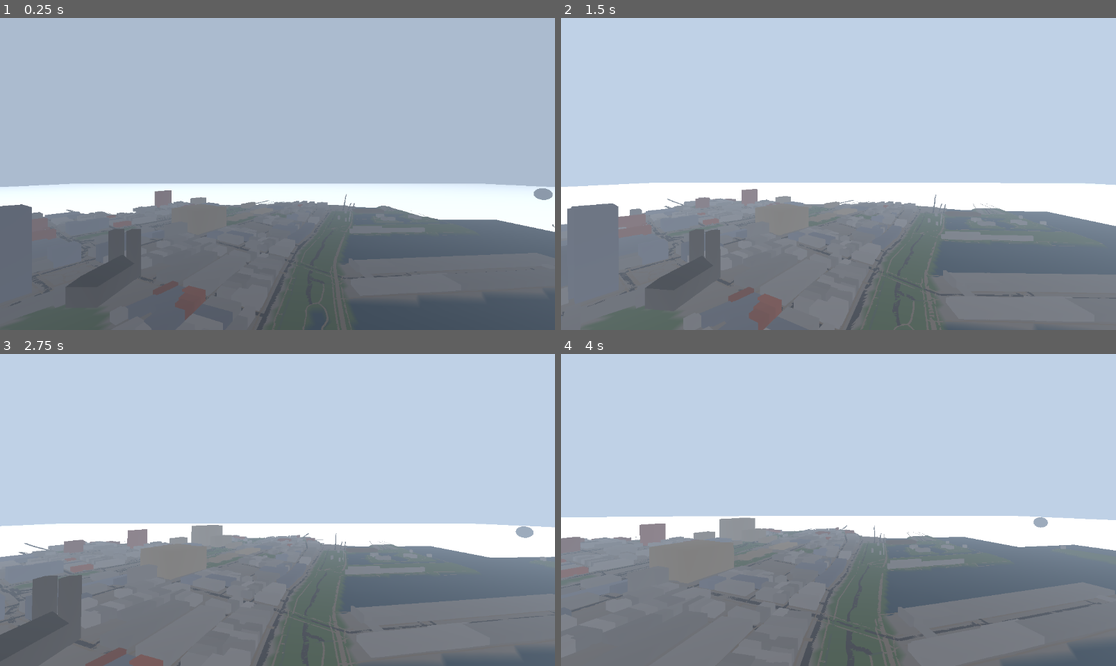
Above: before the commit, frames 1-4 (two rows, left to right).
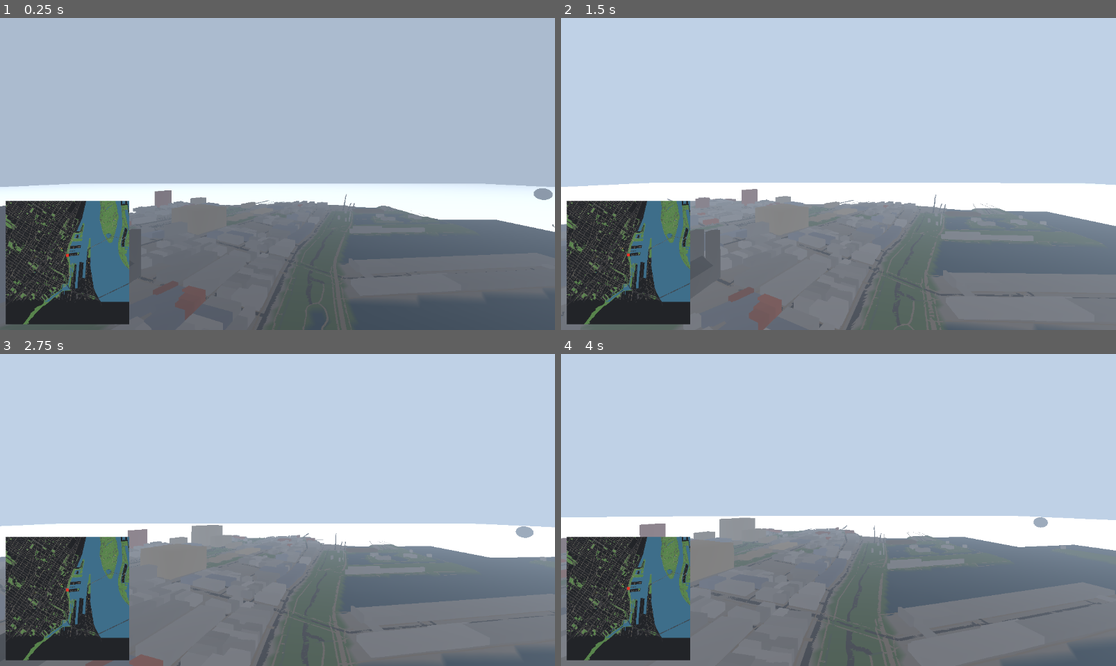
Above: after the commit, the same moments.

Repository: Aymanbalaa/grand-theft-poutine
Game: Godot game, scene res://scenes/main.tscn
Two runs of this game, one before a commit and one after it. Both use one fixed random seed, a clock stepped at 60 frames per second and the inputs below.
Inputs (mouse positions are in pixels of both pictures, inside the frame that each line leads up to):
- Up to frame 1 (0.25 s): no input
- Up to frame 2 (1.5 s): tap Enter at 0.5 s; move the mouse to (866, 174) at 0.52 s; hold T 0.53-1.28 s; hold W from 0.53 s (still down); move the mouse to (810, 174) at 1.27 s; tap E at 1.35 s
- Up to frame 3 (2.75 s): keep holding W; move the mouse to (288, 503) at 2.02 s; hold Q from 2.03 s (still down)
- Up to frame 4 (4 s): keep holding W; move the mouse to (832, 516) at 2.77 s; release Q at 2.78 s; tap Shift at 2.85 s; move the mouse to (877, 513) at 3.52 s; hold T from 3.53 s (still down)

The runs differ from the first frame. In frame 1, 8.7% of the frame differs, in the area x 1-24%, y 58-99%; in frame 2, 8.8%; in frame 3, 8.7%; in frame 4, 8.8%.

Commit message:
game: minimap HUD with camera marker

Diff:
--- a/game/scenes/main.tscn
+++ b/game/scenes/main.tscn
@@ -1,8 +1,10 @@
-[gd_scene load_steps=7 format=3]
+[gd_scene load_steps=9 format=3]
 
 [ext_resource type="Script" path="res://scripts/fly_camera.gd" id="1"]
 [ext_resource type="Script" path="res://scripts/tile_loader.gd" id="2"]
 [ext_resource type="Script" path="res://scripts/day_night.gd" id="3"]
+[ext_resource type="Script" path="res://scripts/minimap.gd" id="4"]
+[ext_resource type="Texture2D" path="res://world/minimap.png" id="5"]
 
 [sub_resource type="Environment" id="env1"]
 background_mode = 1
@@ -43,3 +45,22 @@
 transform = Transform3D(1, 0, 0, 0, 1, 0, 0, 0, 1, 0, 150, 200)
 far = 4000.0
 script = ExtResource("1")
+
+[node name="HUD" type="CanvasLayer" parent="."]
+
+[node name="Minimap" type="TextureRect" parent="HUD"]
+anchors_preset = 2
+anchor_top = 1.0
+anchor_bottom = 1.0
+offset_left = 12.0
+offset_top = -268.0
+offset_right = 268.0
+offset_bottom = -12.0
+expand_mode = 1
+texture = ExtResource("5")
+script = ExtResource("4")
+
+[node name="Marker" type="ColorRect" parent="HUD/Minimap"]
+offset_right = 6.0
+offset_bottom = 6.0
+color = Color(0.9, 0.2, 0.15, 1)
--- /dev/null
+++ b/game/scripts/minimap.gd
@@ -0,0 +1,25 @@
+extends TextureRect
+# Bottom-left minimap: full-map texture + marker tracking the active camera.
+
+var _origin := Vector2.ZERO
+var _world := Vector2.ONE
+@onready var _marker: ColorRect = $Marker
+
+func _ready() -> void:
+	var f := FileAccess.open("res://world/city_metadata.json", FileAccess.READ)
+	if f == null:
+		return
+	var meta: Variant = JSON.parse_string(f.get_as_text())
+	if typeof(meta) != TYPE_DICTIONARY or not meta.has("minimap"):
+		return
+	var mm: Dictionary = meta["minimap"]
+	_origin = Vector2(mm["world_origin"][0], mm["world_origin"][1])
+	_world = Vector2(mm["world_size"][0], mm["world_size"][1])
+
+func _process(_delta: float) -> void:
+	var cam := get_viewport().get_camera_3d()
+	if cam == null:
+		return
+	var uv := (Vector2(cam.global_position.x, cam.global_position.z) - _origin) / _world
+	uv = uv.clamp(Vector2.ZERO, Vector2.ONE)
+	_marker.position = uv * size - _marker.size / 2.0
